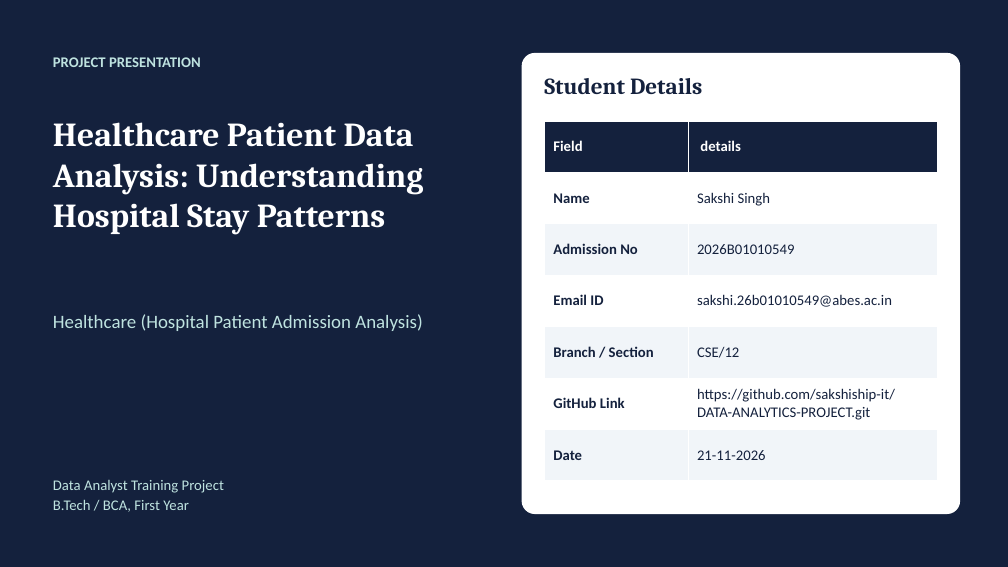
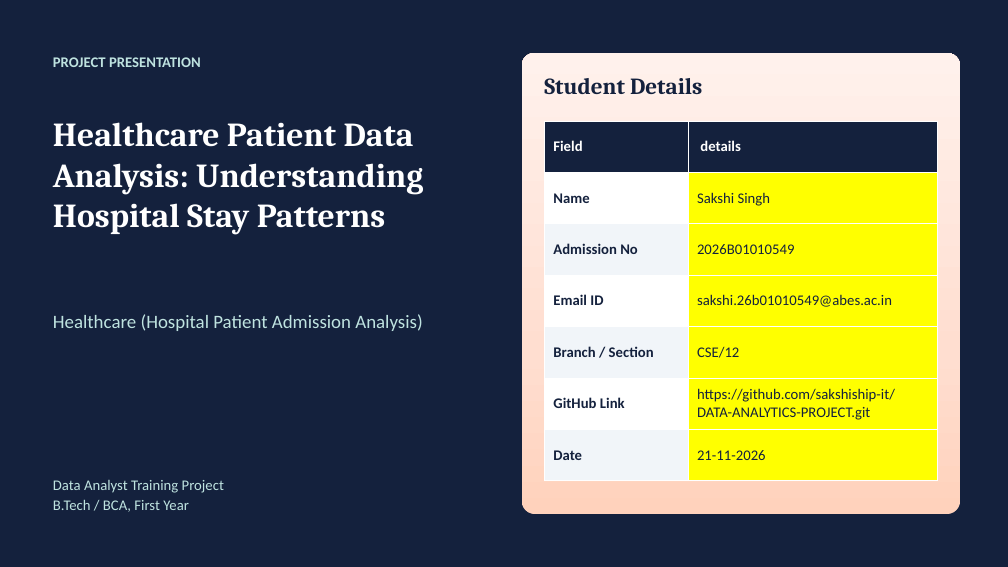
Before and after one commit to sakshiship-it/DATA-ANALYTICS-PROJECT, a slide deck: slide 1 of documents/Healthcare_Project_Presentation.pptx. Drawn at 1008x567 pixels with LibreOffice and Linux fonts; fonts in the diff are those of the drawing. Boxes give left, top, right and bottom in pixels: in the first picture for what was removed or moved away, otherwise in the second. Text is boxed around its words. In the diff, an @@ line names an element or a change of style, - is before the commit and + after.

```diff
--- a/documents/Healthcare_Project_Presentation.pptx
+++ b/documents/Healthcare_Project_Presentation.pptx
@@ rounded rectangle at bbox=[522, 53, 960, 514]: fill #FFFFFF to gradient #FFD2BD to #FFDED0 to #FFF2ED @@
@@ table at bbox=[544, 121, 938, 481] @@
@@ fill #FFFFFF to #FFFF00 in 3 cells @@
@@ fill #F1F5F9 to #FFFF00 in 3 cells @@
```
Also in this commit, not shown: 14 other slides changed, 1 other file.
